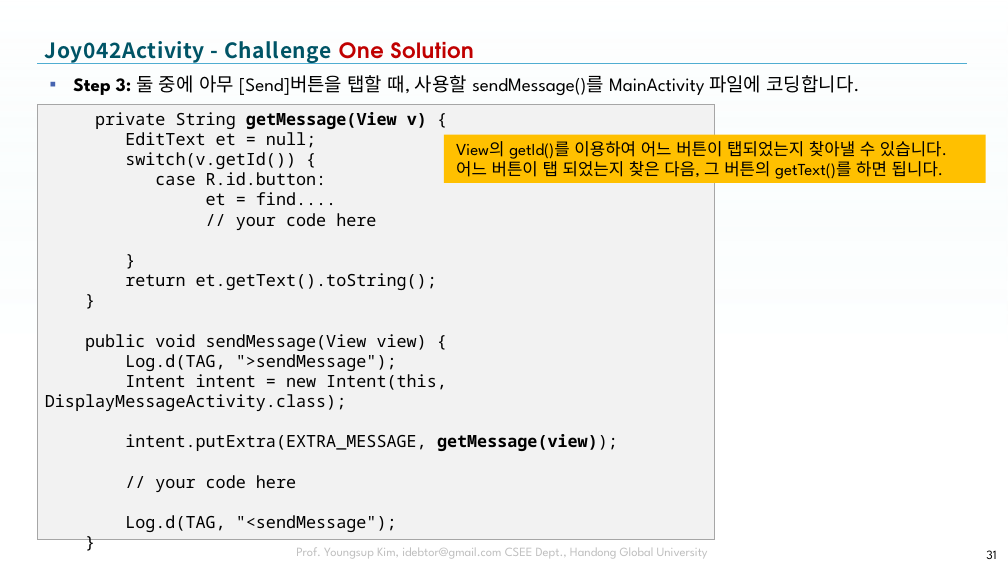
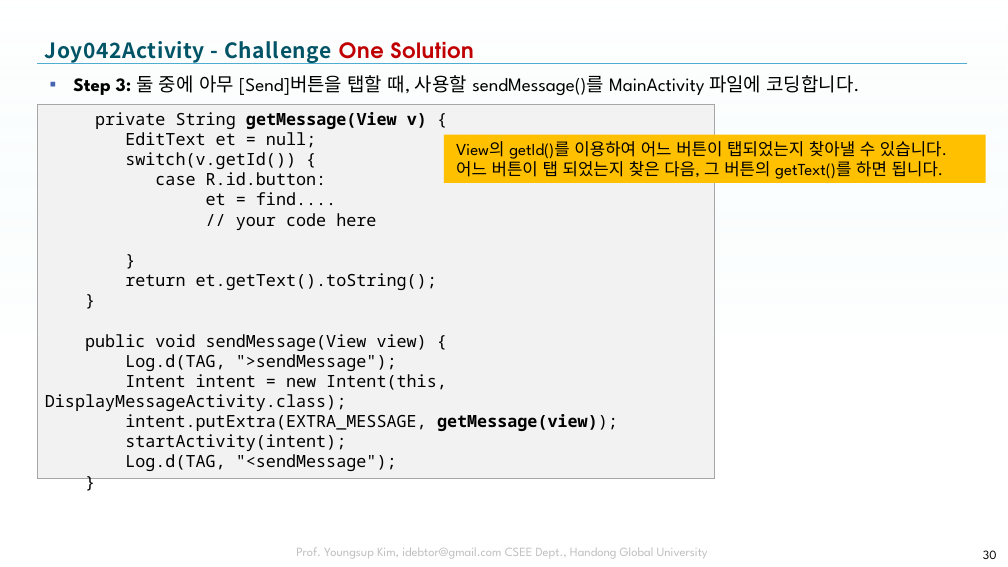
Before and after one commit to tae7841/HuStarAS, a slide deck: slide 30 of ppts/04Activity.pptx (slide 31 before the commit). Drawn at 1008x567 pixels with LibreOffice and Linux fonts; fonts in the diff are those of the drawing; background and template pictures are left out. Boxes give left, top, right and bottom in pixels: in the first picture for what was removed or moved away, otherwise in the second. Text is boxed around its words. In the diff, an @@ line names an element or a change of style, - is before the commit and + after.

```diff
--- a/ppts/04Activity.pptx
+++ b/ppts/04Activity.pptx
@@ rectangle "private String getMessage(View v) {": place and size @@
-rectangle "private String getMessage(View v) {" at <box>38,105,715,541</box>
+rectangle "private String getMessage(View v) {" at <box>38,105,715,479</box>
@@ text in rectangle at <box>125,434,346,451</box>: text changed @@
-// your code here
+startActivity(intent);
@@ page number at <box>983,550,997,559</box>: text changed @@
-31
+30
```
Also in this commit, not shown: 17 other slides changed, 1 slide added, 1 slide removed, 1 other file.
